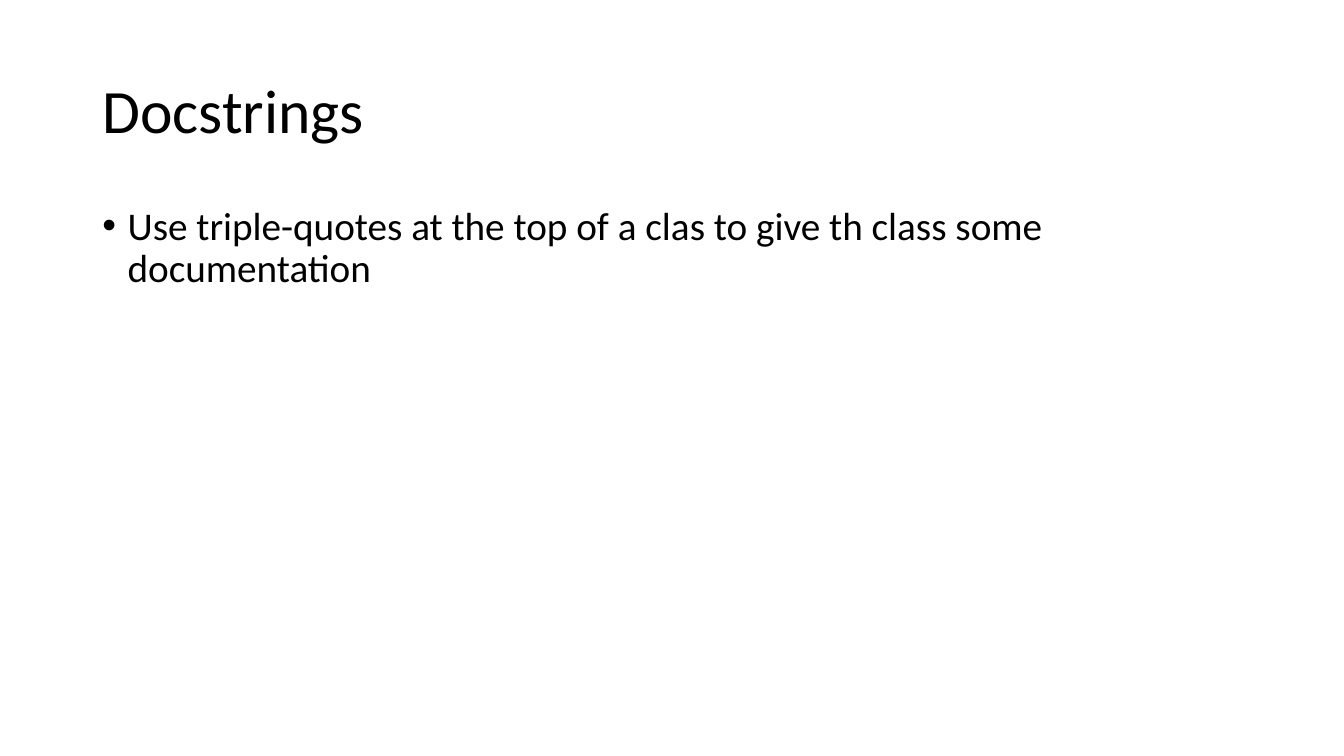
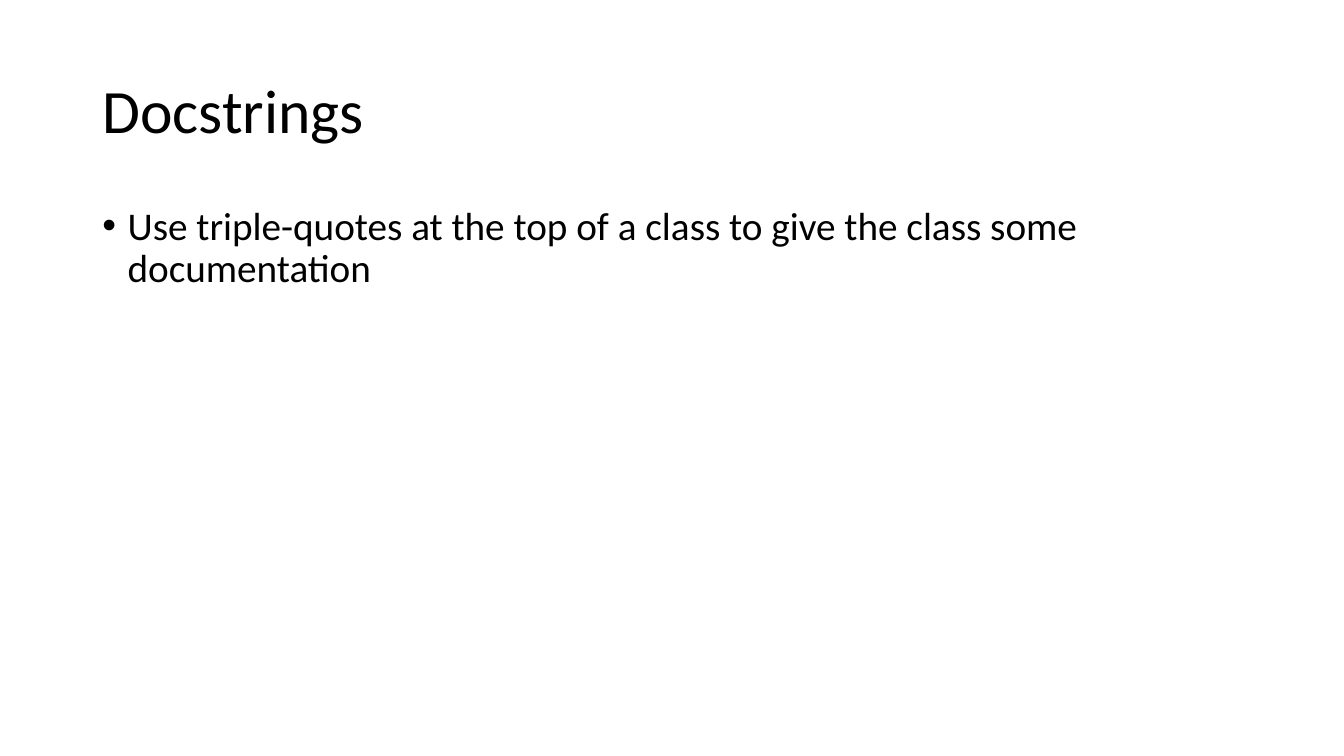
Before and after one commit to onionmccabbage/pythonTrainingMar2021, a slide deck: slide 40 of Python_Preso_Mar2021.pptx. Drawn at 1344x756 pixels with LibreOffice and Linux fonts; fonts in the diff are those of the drawing. Boxes give left, top, right and bottom in pixels: in the first picture for what was removed or moved away, otherwise in the second. Text is boxed around its words. In the diff, an @@ line names an element or a change of style, - is before the commit and + after.

```diff
--- a/Python_Preso_Mar2021.pptx
+++ b/Python_Preso_Mar2021.pptx
@@ text at (x1=128, y1=212, x2=1077, y2=283): text changed @@
-• Use triple-quotes at the top of a clas to give th class some documentation
+• Use triple-quotes at the top of a class to give the class some documentation
```
Also in this commit, not shown: 7 other slides changed, 6 other files.
